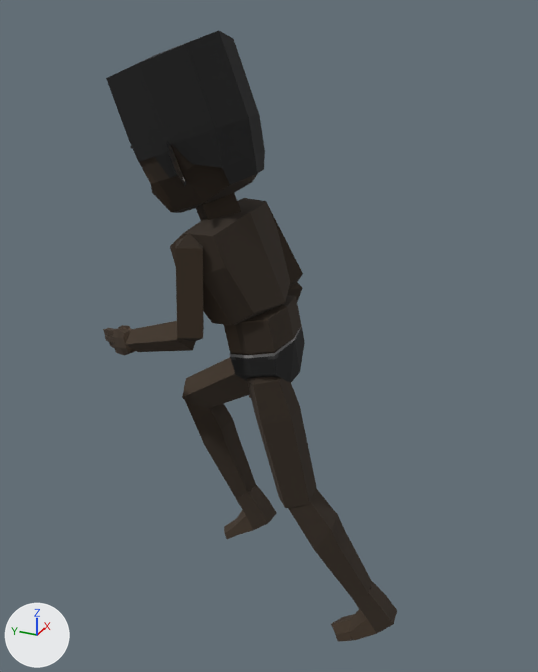
The glTF model _GLTF/-Actors/NewPlayer.gltf, before and after one commit.
Both versions are drawn from a camera (50 mm lens) standing at (-1.773, -0.804, 1.859) and looking at (0.058, 0.019, 0.944). Every picture has the same lights, and +X, +Y and +Z are marked at lower left. The first picture is the older version. Both versions are drawn at frame 8 of the action 'aSprint-loop'; the numbers are the values there.

The older version as bpy lines, for what is in view:
```python
ob_bhand_l = bpy.data.objects.new('bHand.L', None)
ob_bhand_l.parent = ob_blowerarm_l
ob_bhand_l.location = (-0.266, 0.0, 0.0)
ob_bhand_l.rotation_euler = (-0.00402, -0.168, -0.052)  # degrees (-0.2, -9.6, -3)
ob_bhips = bpy.data.objects.new('bHips', None)
ob_bhips.parent = ob_root
ob_bhips.location = (0.0000681, 0.0171, 0.915)
ob_bhips.rotation_euler = (-0.218, -0.0346, 0.0)  # degrees (-12, -2, 0)
ob_blowerarm_l = bpy.data.objects.new('bLowerArm.L', None)
ob_blowerarm_l.parent = ob_bupperarm_l
ob_blowerarm_l.location = (-0.276, 0.0, 0.00164)
ob_blowerarm_l.rotation_euler = (0.0, 0.0, -1.186)  # degrees (0, 0, -68)
ob_bthumb_l = bpy.data.objects.new('bThumb.L', None)
ob_bthumb_l.parent = ob_bhand_l
ob_bthumb_l.location = (-0.031, 0.0312, -0.00571)
ob_bthumb_l.rotation_euler = (-1.878, -0.218, 0.00154)  # degrees (-108, -12, 0.1)
ob_btorso = bpy.data.objects.new('bTorso', None)
ob_btorso.parent = ob_btorsomid
ob_btorso.location = (-0.000136, 0.0021, 0.0815)
ob_btorso.rotation_euler = (-0.175, -0.04, -0.028)  # degrees (-10, -2.3, -1.6)
ob_btorsomid = bpy.data.objects.new('bTorsoMid', None)
ob_btorsomid.parent = ob_bhips
ob_btorsomid.location = (0.0000675, 0.00127, 0.0495)
ob_btorsomid.rotation_euler = (0.0, 0.0346, 0.0)  # degrees (0, 2, 0)
ob_bupperarm_l = bpy.data.objects.new('bUpperArm.L', None)
ob_bupperarm_l.parent = ob_btorso
ob_bupperarm_l.location = (-0.167, -0.00351, 0.272)
ob_bupperarm_l.rotation_euler = (1.172, -1.145, -1.43)  # degrees (67, -66, -82)
ob_bupperarm_r = bpy.data.objects.new('bUpperArm.R', None)
ob_bupperarm_r.parent = ob_btorso
ob_bupperarm_r.location = (0.167, -0.00351, 0.272)
ob_bupperarm_r.rotation_euler = (-0.375, 1.406, -0.125)  # degrees (-21, 81, -7.2)
ob_foot_r = bpy.data.objects.new('Foot.R', me_mesh_42)
ob_foot_r.parent = ob_bfoot_r
ob_foot_r.location = (0.000721, -0.00349, -0.12)
# also in view: 'LowerLeg.R' at (0.097, 0.212, 0.502); 'LowerLeg.L' at (-0.062, -0.233, 0.35); 'Foot.L' at (-0.052, -0.381, 0.131); 'UpperArm.L' at (-0.177, 0.142, 1.153); 'Hips' at (0.0, -0.002, 0.905)
```
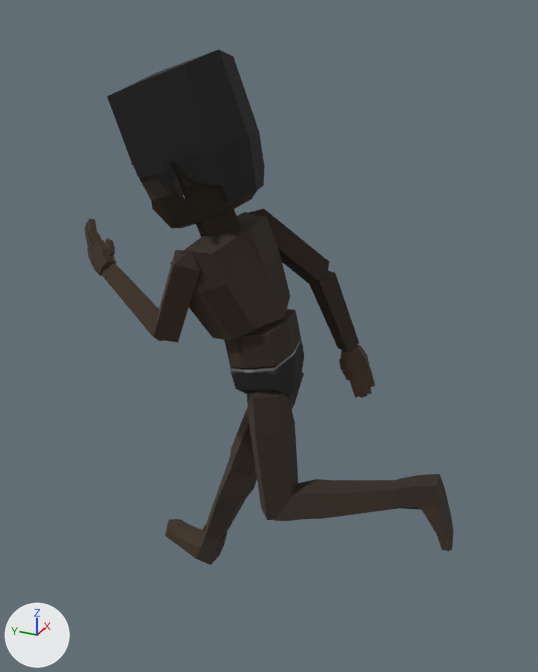
Not drawn themselves, but carrying or shaping drawn objects: ob_bhips, ob_btorsomid, ob_btorso, ob_bupperarm_l, ob_blowerarm_l, ob_bhand_l, ob_bthumb_l, ob_bupperarm_r, ob_blowerarm_r, ob_bupperleg_l, ob_blowerleg_l, ob_bfoot_l, ob_bfoottip_l, ob_bupperleg_r, ob_blowerleg_r, ob_bfoot_r.

Boxes [x1, y1, x2, y2] around the edits, measured in the pictures (538 x 672 px):
'FlatTop', moved, turned: before [106, 30, 265, 185]; after [107, 49, 265, 202]
'Torso', moved, turned: before [170, 198, 290, 326]; after [170, 212, 290, 341]
'UpperLeg.L', moved, turned: before [247, 377, 317, 508]; after [246, 391, 298, 520]
'LowerLeg.L', moved, turned: before [288, 488, 373, 602]; after [274, 479, 399, 521]
'Head', moved, turned: before [136, 144, 257, 213]; after [137, 163, 257, 228]
'LowerLeg.R', moved, turned: before [185, 401, 256, 499]; after [206, 455, 257, 541]
'UpperArm.L', moved, turned: before [175, 233, 204, 342]; after [154, 250, 200, 343]
'Foot.L', moved, turned: before [349, 582, 397, 640]; after [394, 474, 451, 535]
'MidTorso', moved, turned: before [224, 295, 302, 354]; after [224, 309, 301, 368]
'UpperLeg.R', moved, turned: before [182, 357, 250, 409]; after [230, 372, 304, 475]
'Hips', moved, turned: before [229, 324, 305, 383]; after [230, 339, 304, 397]
'LowerArm.L', moved, turned: before [125, 321, 196, 352]; after [102, 263, 164, 341]
'Foot.R', moved, turned: before [233, 485, 277, 535]; after [176, 525, 227, 565]
'UpperArm.R', moved, turned: before [246, 198, 303, 287]; after [248, 209, 329, 283]
'LowerArm.R', moved, turned (mostly hidden before): before [287, 282, 302, 302]; after [309, 271, 359, 352]
'Neck', moved, turned: before [196, 193, 241, 221]; after [196, 209, 241, 237]
'Hand.L', moved, turned: before [113, 327, 135, 355]; after [89, 240, 116, 276]
'FootTip.L', moved, turned: before [331, 614, 355, 642]; after [437, 517, 453, 551]
'Hand.R', moved, turned (not visible before): after [341, 345, 370, 374]
'FootTip.R', moved, turned: before [224, 518, 237, 539]; after [165, 519, 191, 544]
'Ear.L', moved, turned: before [167, 141, 186, 186]; after [167, 160, 187, 204]
'Index.L', moved, turned: before [107, 329, 115, 336]; after [89, 230, 102, 244]
'IndexTip.L', moved, turned: before [103, 328, 112, 336]; after [87, 219, 97, 233]
'Middle.L', moved, turned: before [108, 336, 114, 343]; after [86, 234, 94, 250]
'Thumb.L', moved, turned: before [121, 325, 130, 329]; after [108, 244, 115, 256]
'MiddleTip.R', moved, turned (not visible before): after [357, 383, 367, 398]
'RingTip.R', moved, turned (not visible before): after [362, 382, 372, 395]
'Ring.R', moved, turned (not visible before): after [359, 370, 368, 383]
'ThumbTip.R', moved, turned (not visible before): after [342, 369, 353, 381]
'IndexTip.R', moved, turned (not visible before): after [351, 385, 360, 398]
'Middle.R', moved, turned (not visible before): after [354, 372, 362, 384]
'Thumb.R', moved, turned (not visible before): after [339, 358, 347, 370]
'Pinky.R', moved, turned (not visible before): after [365, 368, 373, 379]
'Index.R', moved, turned (not visible before): after [349, 373, 357, 386]
'MiddleTip.L', moved, turned: before [105, 335, 109, 342]; after [85, 223, 89, 237]
'PinkyTip.R', moved, turned (not visible before): after [368, 378, 375, 387]
'ThumbTip.L', moved, turned (not visible before): after [105, 238, 115, 247]
'Ring.L', moved, turned: before [111, 343, 116, 349]; after [87, 243, 91, 254]

The change in detail:
Object 'bHips' (ob_bhips) moves from (0.0000681, 0.0171, 0.915) to (0.0000681, 0.0171, 0.871).
Object 'bHips' (ob_bhips) turns from (-12, -2, 0) to (-12, -2.5, 0) degrees about x, y and z.
Object 'bTorsoMid' (ob_btorsomid) turns from (0, 2, 0) to (0, 2.5, 0) degrees about x, y and z.
Object 'bTorso' (ob_btorso) turns from (-10, -2.3, -1.6) to (-10, -2.9, -2) degrees about x, y and z.
Object 'bUpperArm.L' (ob_bupperarm_l) turns from (67, -66, -82) to (77, -46, -92) degrees about x, y and z.
Object 'bLowerArm.L' (ob_blowerarm_l) turns from (0, 0, -68) to (0, 0, -98) degrees about x, y and z.
Object 'bHand.L' (ob_bhand_l) turns from (-0.2, -9.6, -3) to (0, -10, -5) degrees about x, y and z.
Object 'bThumb.L' (ob_bthumb_l) turns from (-108, -12, 0.1) to (-109, -26, 5.6) degrees about x, y and z.
Object 'bUpperArm.R' (ob_bupperarm_r) turns from (-21, 81, -7.2) to (-73, 61, -61) degrees about x, y and z.
Object 'bLowerArm.R' (ob_blowerarm_r) turns from (0, 0, 41) to (0, 0, 30) degrees about x, y and z.
Object 'bUpperLeg.L' (ob_bupperleg_l) turns from (-2.7, 1.6, 4.2) to (5, 3.5, 4.3) degrees about x, y and z.
Object 'bLowerLeg.L' (ob_blowerleg_l) turns from (-20, 0, 0) to (-103, 0, 0) degrees about x, y and z.
Object 'bFoot.L' (ob_bfoot_l) turns from (-3.5, 0, 0) to (2.5, 0, 0) degrees about x, y and z.
Object 'bFootTip.L' (ob_bfoottip_l) turns from (14, 0, 0) to (5, 0, 0) degrees about x, y and z.
Object 'bUpperLeg.R' (ob_bupperleg_r) turns from (68, 2.3, -4.2) to (33, 4, -4) degrees about x, y and z.
Object 'bLowerLeg.R' (ob_blowerleg_r) turns from (-83, 0, 0) to (0, 0, 0) degrees about x, y and z.
Object 'bFoot.R' (ob_bfoot_r) turns from (-8.8, 0, 0) to (0, 0, 0) degrees about x, y and z.
